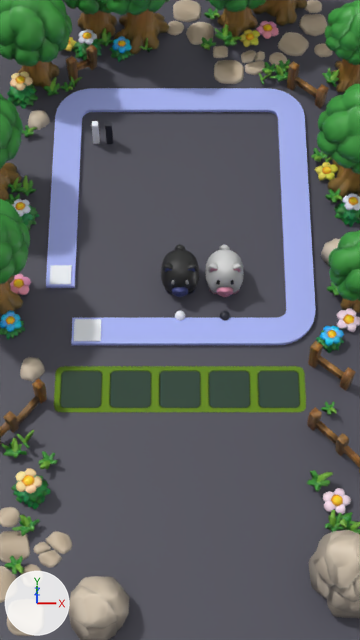
A saved change to the Blender file source_files/scene.blend.
Before and after are seen from the file's camera 'Camera'. The lights are fixed; the arrows at lower left show +X, +Y and +Z. The picture after the commit comes second.

Script lines for the objects in view, before the commit:
```python
ob_flower_00 = bpy.data.objects.new('Flower_00', me_mesh_26)
ob_flower_00.location = (6.48, -10.72, 0.0)
ob_pig_dark_body = bpy.data.objects.new('Pig_Dark_Body', me_mesh_0)
ob_pig_dark_body.parent = ob_pig_dark
ob_pig_dark_body.location = (0.0, 0.0, 0.0)
ob_pig_light_body = bpy.data.objects.new('Pig_Light_Body', me_mesh_0_001)
ob_pig_light_body.parent = ob_pig_light
ob_pig_light_body.location = (0.0, 0.0, 0.0)
ob_slot_unnamed = bpy.data.objects.new('Slot_Unnamed', me_mesh_0_002)
ob_slot_unnamed.location = (0.0, 0.0, 0.0)
# also in view: 'Tree_00.003' at (-4.1, 14.9, 2.9); 'Path_04' at (0.4, 15.9, 0.1); 'Tree_01.001' at (8.2, 5.2, 3.3); 'Tree_01.003' at (8.5, 11.6, 2.5); 'Rail_End' at (-5.4, 0.1, 0.1)
```
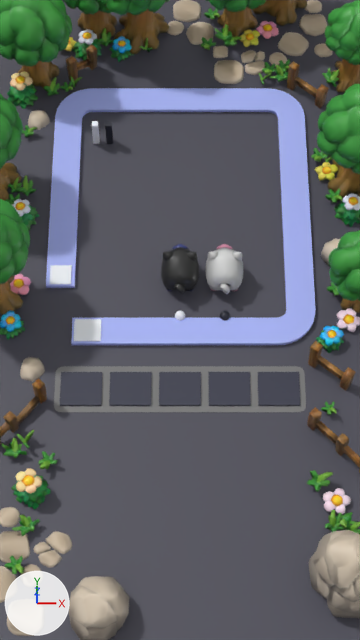
The change, as a list of edits to the scene's bpy script:
```text
Change mat_mat_slot:
    where n0 = _N.new('ShaderNodeBsdfPrincipled'); n0.name = 'Principled BSDF'
    add n0.inputs[0].default_value = (0.2, 0.2, 0.2, 1.0)  # 'Base Color', grey #7c7c7c
    remove n2 = _N.new('ShaderNodeTexImage'); n2.name = 'Image Texture'
    remove n2.image = img_slots_basecolor_png
    remove n3 = _N.new('ShaderNodeNormalMap'); n3.name = 'Normal Map'
    remove n4 = _N.new('ShaderNodeTexImage'); n4.name = 'Image Texture.001'
    remove n4.image = img_slots_normal_png
    remove _L.new(n2.outputs[0], n0.inputs[0])  # 'Color' to 'Base Color'
    remove _L.new(n3.outputs[0], n0.inputs[5])  # 'Normal' to 'Normal'
    remove _L.new(n4.outputs[0], n3.inputs[1])  # 'Color' to 'Color'
Add mat_slot:
    mat_slot = principled_material('Slot')
    mat_slot.base_color = (0.036, 0.038, 0.066)  # dark blue #353749
    mat_slot.roughness = 0.55
Add me_slot_mesh:
    me_slot_mesh.from_pydata(...)  # a box spanning x -0.9..0.9, y -0.79..0.79, z 0.0..0.08
    me_slot_mesh.materials.append(mat_slot)  # dark blue #353749
Change ob_pig_dark_body:
    ob_pig_dark_body.rotation_euler: (0.0, 0.0, 0.0) -> (0.0, 0.0, 3.13)  # degrees (0, 0, 0) -> degrees (0, 0, 179)
Change ob_pig_light_body:
    ob_pig_light_body.rotation_euler: (0.0, 0.0, 0.0) -> (0.0, 0.0, 3.13)  # degrees (0, 0, 0) -> degrees (0, 0, 179)
Add ob_slot_4:
    ob_slot_4 = bpy.data.objects.new('Slot_4', me_slot_mesh)
    ob_slot_4.location = (4.29, -5.5, 0.01)
    ob_slot_4.material_slots[0].link = 'OBJECT'; ob_slot_4.material_slots[0].material = mat_slot  # dark blue #353749
Add ob_slot_3:
    ob_slot_3 = bpy.data.objects.new('Slot_3', me_slot_mesh)
    ob_slot_3.location = (2.14, -5.5, 0.01)
    ob_slot_3.material_slots[0].link = 'OBJECT'; ob_slot_3.material_slots[0].material = mat_slot  # dark blue #353749
Add ob_slot_2:
    ob_slot_2 = bpy.data.objects.new('Slot_2', me_slot_mesh)
    ob_slot_2.location = (0.0, -5.5, 0.01)
    ob_slot_2.material_slots[0].link = 'OBJECT'; ob_slot_2.material_slots[0].material = mat_slot  # dark blue #353749
Add ob_slot_1:
    ob_slot_1 = bpy.data.objects.new('Slot_1', me_slot_mesh)
    ob_slot_1.location = (-2.14, -5.5, 0.01)
    ob_slot_1.material_slots[0].link = 'OBJECT'; ob_slot_1.material_slots[0].material = mat_slot  # dark blue #353749
Add ob_slot_0:
    ob_slot_0 = bpy.data.objects.new('Slot_0', me_slot_mesh)
    ob_slot_0.location = (-4.29, -5.5, 0.01)
    ob_slot_0.material_slots[0].link = 'OBJECT'; ob_slot_0.material_slots[0].material = mat_slot  # dark blue #353749
```

Changed parts and their boxes [x1, y1, x2, y2] in the pictures (360 x 640 px):
'Slot_Unnamed', surface changed (green to grey)
    both: [54, 366, 306, 412]
'Pig_Dark_Body', turned
    before: [161, 244, 199, 297]
    after: [161, 244, 199, 294]
'Pig_Light_Body', turned
    before: [205, 244, 244, 297]
    after: [205, 244, 244, 294]
'Slot_2', added
    after: [159, 372, 201, 406]
'Slot_0', added
    after: [60, 372, 102, 406]
'Slot_4', added
    after: [258, 372, 300, 406]
'Slot_1', added
    after: [109, 372, 152, 406]
'Slot_3', added
    after: [208, 372, 251, 406]
